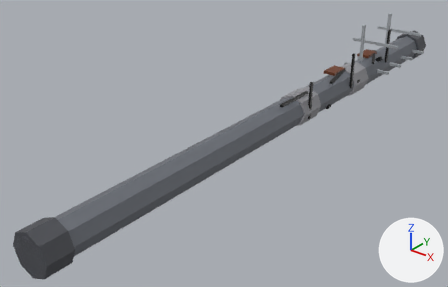
Renders of the glTF model assets/generated/items/pipe_nails_w2.glb from each side of a commit.
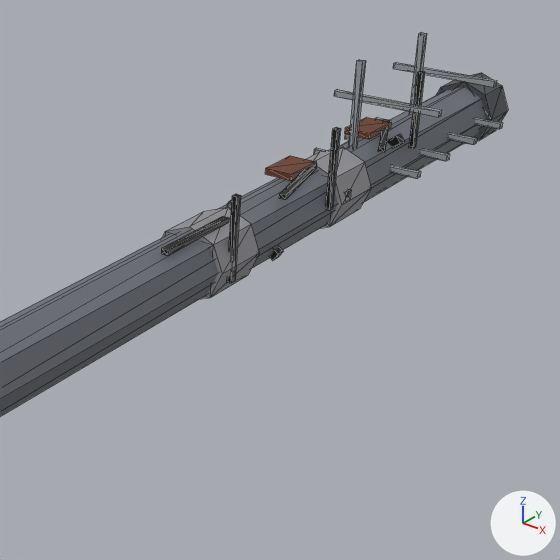
Each version appears first whole from a 50 mm lens placed at (0.404, -0.338, 0.319), pointed at (-0.052, 0.232, -0.034), and next in a close-up on the part from 47% to 100% of the width and 0% to 82% of the height. The axes (+X, +Y, +Z) are drawn at lower right. The lights are the same throughout. The first two pictures are the older version. The close-ups show mesh edges as thin lines. Vertices at exactly the same position are counted once.

Objects in the first close-up: 'pipe_nails_w2'.
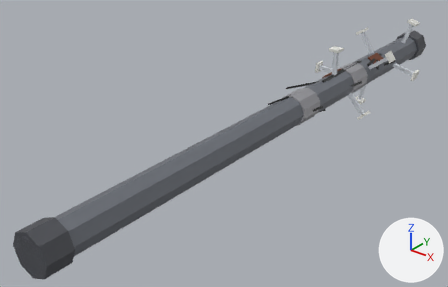
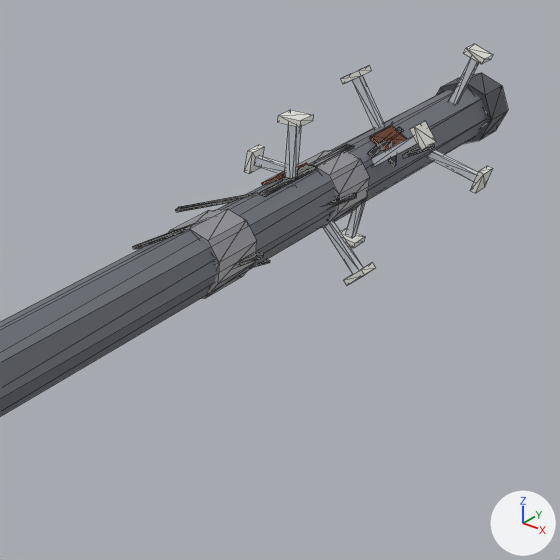
Location of each change, [x1, y1, x2, y2] in pixels of the close-ups (560 x 560 px; the box of a moved part takes in the faces that stretch with it):
'pipe_nails_w2', reshaped
    before: [0, 32, 508, 416]
    after: [0, 44, 508, 416]
part 1 of me_pipe_nails_w2, added
    after: [298, 149, 369, 228]
part 2 of me_pipe_nails_w2, added
    after: [168, 209, 257, 298]
part 3 of me_pipe_nails_w2, added
    after: [278, 110, 313, 127]
part 4 of me_pipe_nails_w2, moved or reshaped
    before: [378, 119, 389, 152]
    after: [388, 140, 396, 167]
part 5 of me_pipe_nails_w2, added
    after: [284, 125, 301, 179]
part 6 of me_pipe_nails_w2, added
    after: [283, 144, 354, 180]
part 7 of me_pipe_nails_w2, deleted
    before: [162, 32, 503, 283]
part 8 of me_pipe_nails_w2, reshaped
    before: [163, 117, 405, 299]
    after: [133, 44, 493, 285]

Diff of the bpy script that builds the scene:
```diff
--- a/assets/generated/items/pipe_nails_w2.glb.py
+++ b/assets/generated/items/pipe_nails_w2.glb.py
@@ me_pipe_nails_w2 @@
 # used by ob_pipe_nails_w2; location = (0.0, 0.0, 0.0)
-me_pipe_nails_w2.from_pydata(...)  # 232 vertices, 368 faces; spans x -0.038..0.038, y -0.1..0.7, z -0.024..0.075
+me_pipe_nails_w2.from_pydata(...)  # 344 vertices, 540 faces; spans x -0.059..0.059, y -0.1..0.7, z -0.059..0.059
+# me_pipe_nails_w2 part 1: a new loose piece, a 10-sided cylinder along y spanning x -0.02..0.02, y 0.446..0.486, z -0.021..0.021, in mat_defaultmaterial
+# me_pipe_nails_w2 part 2: a new loose piece, a 10-sided cylinder along y spanning x -0.02..0.02, y 0.308..0.349, z -0.021..0.021, in mat_defaultmaterial
+# me_pipe_nails_w2 part 3: a new loose piece, a box spanning x -0.0075..0.0075, y 0.4125..0.4275, z 0.055..0.059, in mat_defaultmaterial
+# me_pipe_nails_w2 part 4: the loose piece of 8 vertices spanning x -0.006..0.022, y 0.499..0.556, z 0.02..0.023 is multiplied about its middle by the matrix ((1.072, -0.138, 0.775), (-0.097, 1.276, 0.361), (-0.781, -0.348, 1.019)), then moved by (0.005, 0.005, -0.006)
+# me_pipe_nails_w2 part 5: a new loose piece, a box spanning x -0.0027..0.0027, y 0.4172..0.4227, z 0.008..0.055, in mat_defaultmaterial
+# me_pipe_nails_w2 part 6: a new loose piece, a box spanning x -0.0025..0.0025, y 0.4152..0.4968, z 0.0191..0.0207, in mat_defaultmaterial
+# me_pipe_nails_w2 part 7: 14 loose pieces with 112 vertices, spanning x -0.038..0.038, y 0.272..0.656, z -0.016..0.075, are deleted
+# me_pipe_nails_w2 part 8
+# 63 vertices are removed from x -0.022..0.022, y 0.308..0.548, z -0.022..0.024
+# 104 faces are deleted
+# 1 vertex moves within x 0.004, y 0.446, z 0.02
+# 145 vertices are added at x -0.059..0.059, y 0.272..0.637, z -0.059..0.058
+# 28 new vertices lie (0.0, 0.015, 0.0) away from vertices in x -0.056..0.059, y 0.44..0.632, z -0.059..0.058
+# 16 new vertices lie (0.0, 0.006, 0.0) away from vertices in x -0.055..0.054, y 0.472..0.637, z -0.055..0.053
+# 16 new vertices lie (0.0, 0.005, 0.0) away from vertices in x -0.05..0.045, y 0.445..0.61, z -0.042..0.048
+# 9 new vertices lie (0.018, 0.048, 0.0) away from vertices in x -0.028..-0.007, y 0.335..0.489, z -0.021..-0.009
+# 9 new vertices lie (0.006, 0.035, 0.0) away from vertices in x 0.015..0.018, y 0.315..0.54, z -0.003..0.007
+# 336 new faces join them
 me_pipe_nails_w2.materials.append(mat_defaultmaterial)
```
